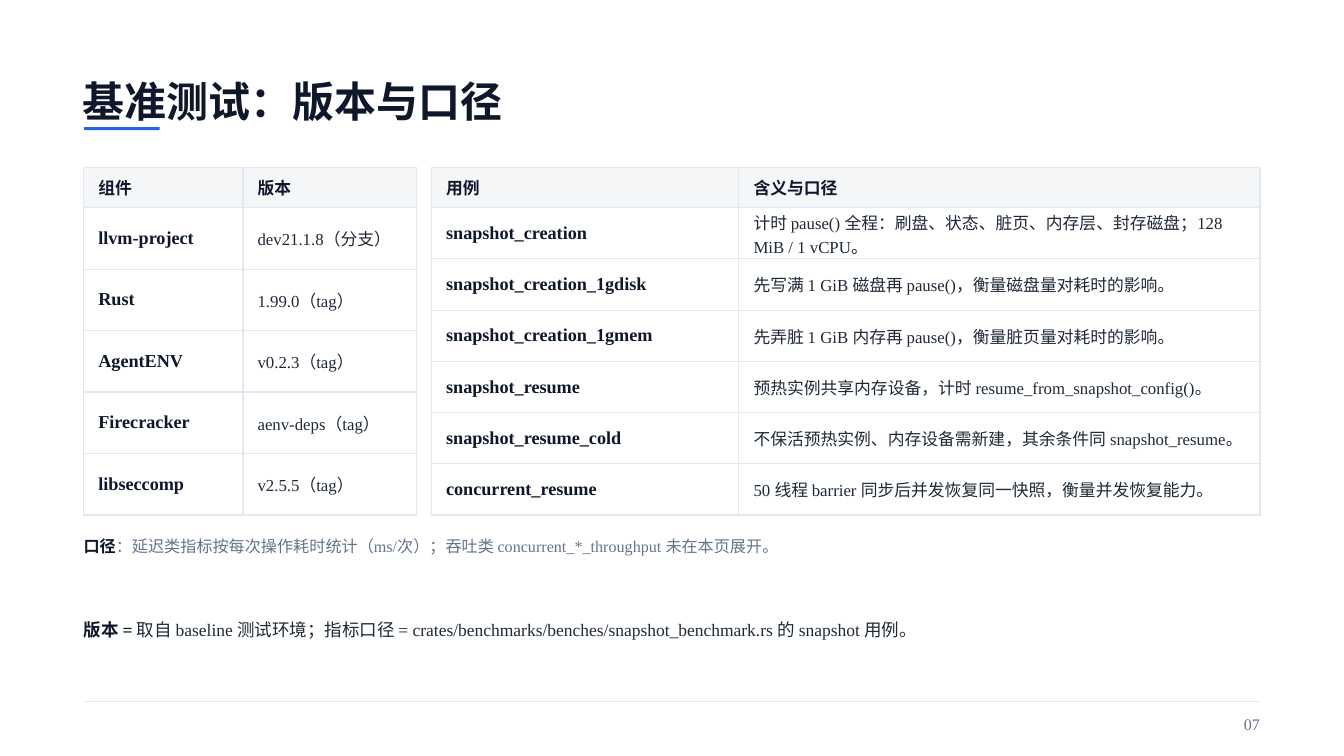
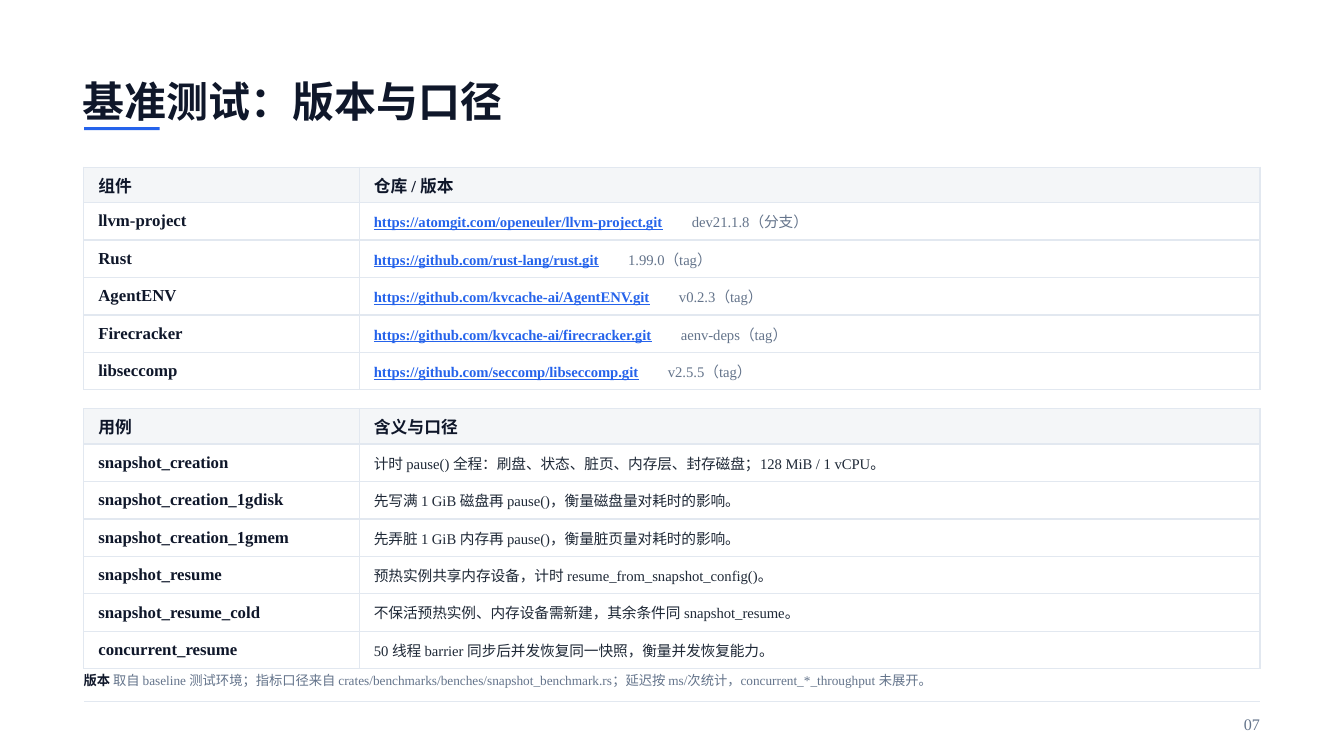
Before and after one commit to liushiqin-647/aenv, a slide deck: slide 7 of agentenv_20261102_polished.pptx. Drawn at 1344x756 pixels with LibreOffice and Linux fonts; fonts in the diff are those of the drawing. Boxes give left, top, right and bottom in pixels: in the first picture for what was removed or moved away, otherwise in the second. Text is boxed around its words. In the diff, an @@ line names an element or a change of style, - is before the commit and + after.

```diff
--- a/agentenv_20261102_polished.pptx
+++ b/agentenv_20261102_polished.pptx
@@ table at (84, 167, 1260, 510) @@
-row 1, column 2: 版本
+row 1, column 2: 仓库 / 版本
-row 2, column 2: dev21.1.8（分支）
+row 2, column 2: https://atomgit.com/openeuler/llvm-project.git dev21.1.8（分支）
-row 3, column 2: 1.99.0（tag）
+row 3, column 2: https://github.com/rust-lang/rust.git 1.99.0（tag）
-row 4, column 2: v0.2.3（tag）
+row 4, column 2: https://github.com/kvcache-ai/AgentENV.git v0.2.3（tag）
-row 5, column 2: aenv-deps（tag）
+row 5, column 2: https://github.com/kvcache-ai/firecracker.git aenv-deps（tag）
-row 6, column 2: v2.5.5（tag）
+row 6, column 2: https://github.com/seccomp/libseccomp.git v2.5.5（tag）
@@ size 13 to 12 pt in "llvm-project", "Rust", "AgentENV", "Firecracker" and 1 more places @@
@@ table: place and size @@
-table at (84, 167, 416, 515)
+table at (84, 167, 1260, 510)
@@ table at (84, 409, 1260, 669) @@
@@ size 13 to 12 pt in "snapshot_creation", "snapshot_creation_1gdisk", "snapshot_creation_1gmem", "snapshot_resume" and 2 more places @@
@@ size 12 to 10.5 pt in "计时 pause() 全程：刷盘、状态、脏页、内存层、封存磁盘；128 MiB / 1 vCPU。", "先写满 1 GiB 磁盘再 pause()，衡量磁盘量对耗时的影响。", "先弄脏 1 GiB 内存再 pause()，衡量脏页量对耗时的影响。", "预热实例共享内存设备，计时 resume_from_snapshot_config()。" and 2 more places @@
@@ table: place and size @@
-table at (432, 167, 1260, 515)
+table at (84, 409, 1260, 669)
@@ text removed at (84, 538, 779, 556) @@
-口径：延迟类指标按每次操作耗时统计（ms/次）；吞吐类 concurrent_*_throughput 未在本页展开。
@@ text at (84, 673, 932, 688): text changed; size 12.5 to 9.5 pt; text colour #1F2937 to #64748B @@
-版本 = 取自 baseline 测试环境；指标口径 = crates/benchmarks/benches/snapshot_benchmark.rs 的 snapshot 用例。
+版本 取自 baseline 测试环境；指标口径来自 crates/benchmarks/benches/snapshot_benchmark.rs；延迟按 ms/次统计，concurrent_*_throughput 未展开。
```
Also in this commit, not shown: 5 other slides changed, 1 slide removed, 7 other files.
